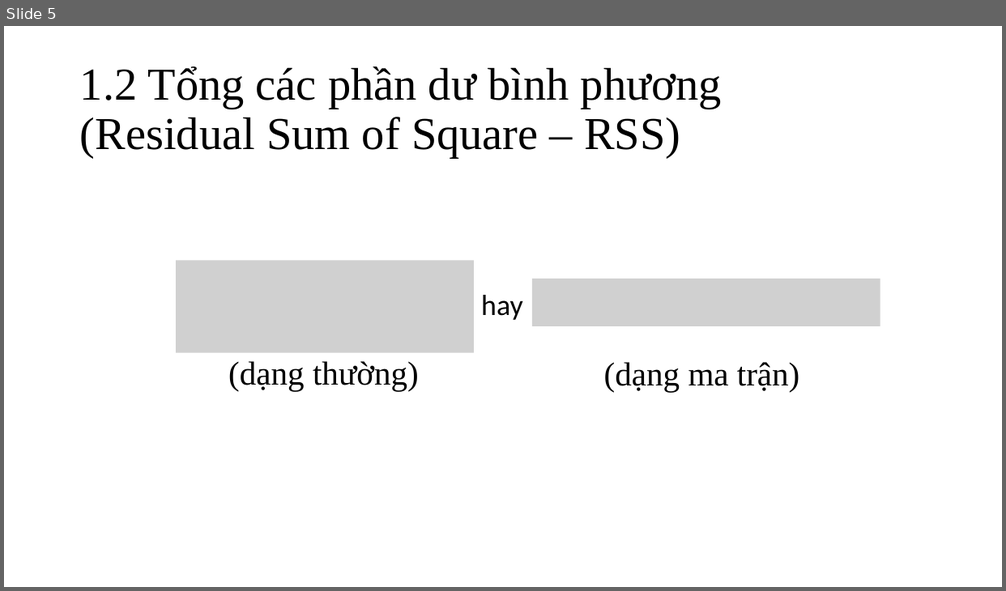
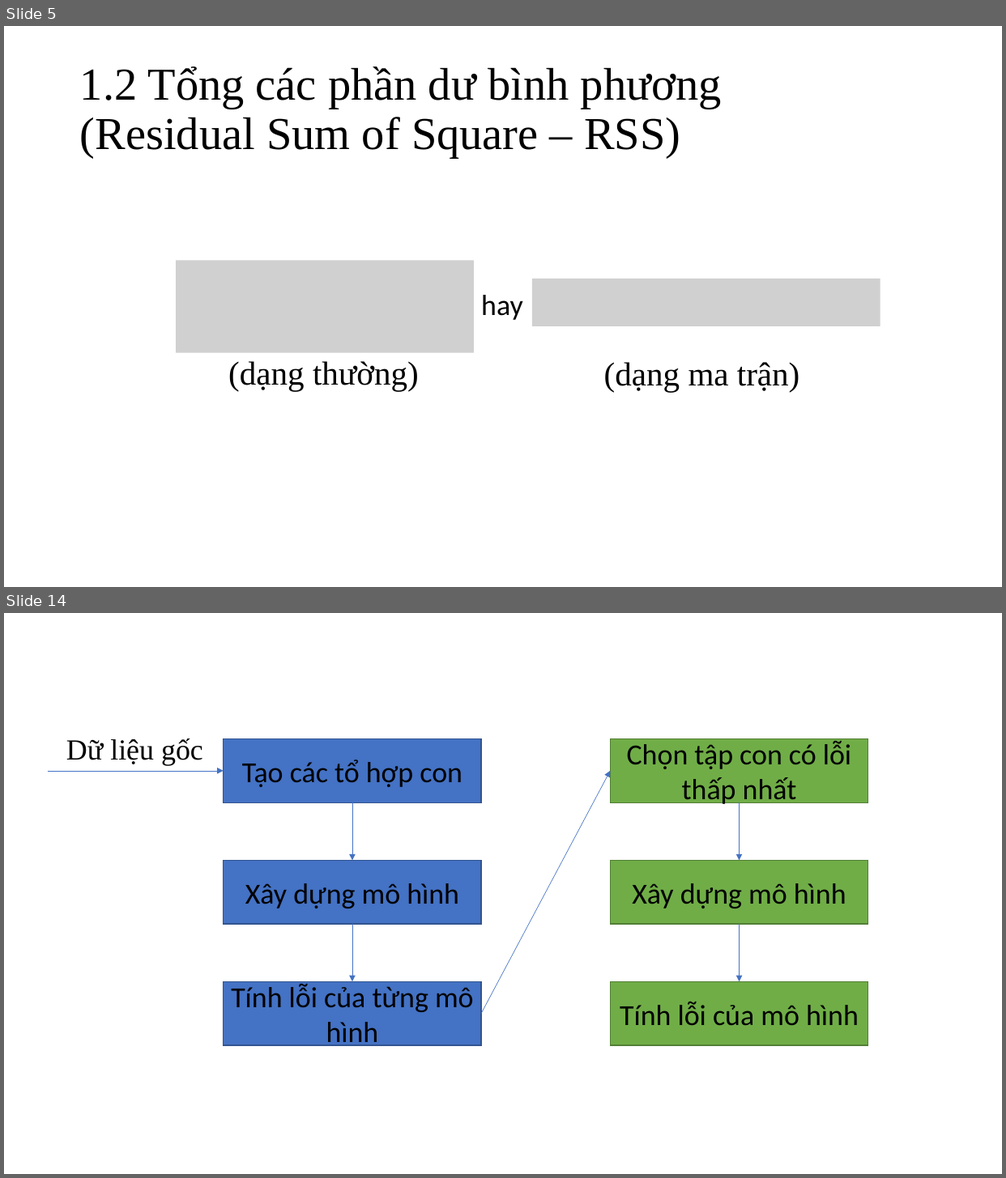
Before and after one commit to nguyenduyhanlam/ML_Final, a slide deck: Shrinkage Method.pptx. Shown one above the other, each under a label of ours: slide 5 before the commit, slides 5 and 14 after it; the slides between them are not shown. The pictures are 1006x591 and 1006x1178 pixels, drawn with LibreOffice and Linux fonts; fonts in the diff are those of the drawing; grey boxes stand for pictures. Boxes give left, top, right and bottom in pixels: in the first picture for what was removed or moved away, otherwise in the second. Text is boxed around its words. In the diff, an @@ line names an element or a change of style, - is before the commit and + after.

```diff
--- a/Shrinkage Method.pptx
+++ b/Shrinkage Method.pptx
@@ slide 14 added at (4,613,1002,1174), background #FFFFFF @@
@@ group added at (48,739,868,1046): 6 rectangles, 6 arrows, 1 text @@
+Tạo các tổ hợp con
+Dữ liệu gốc
+Xây dựng mô hình
+Tính lỗi của từng mô hình
+Chọn tập con có lỗi thấp nhất
+Xây dựng mô hình
+Tính lỗi của mô hình
```
Also in this commit, not shown: 23 other slides added, 1 slide removed, 5 other files.
